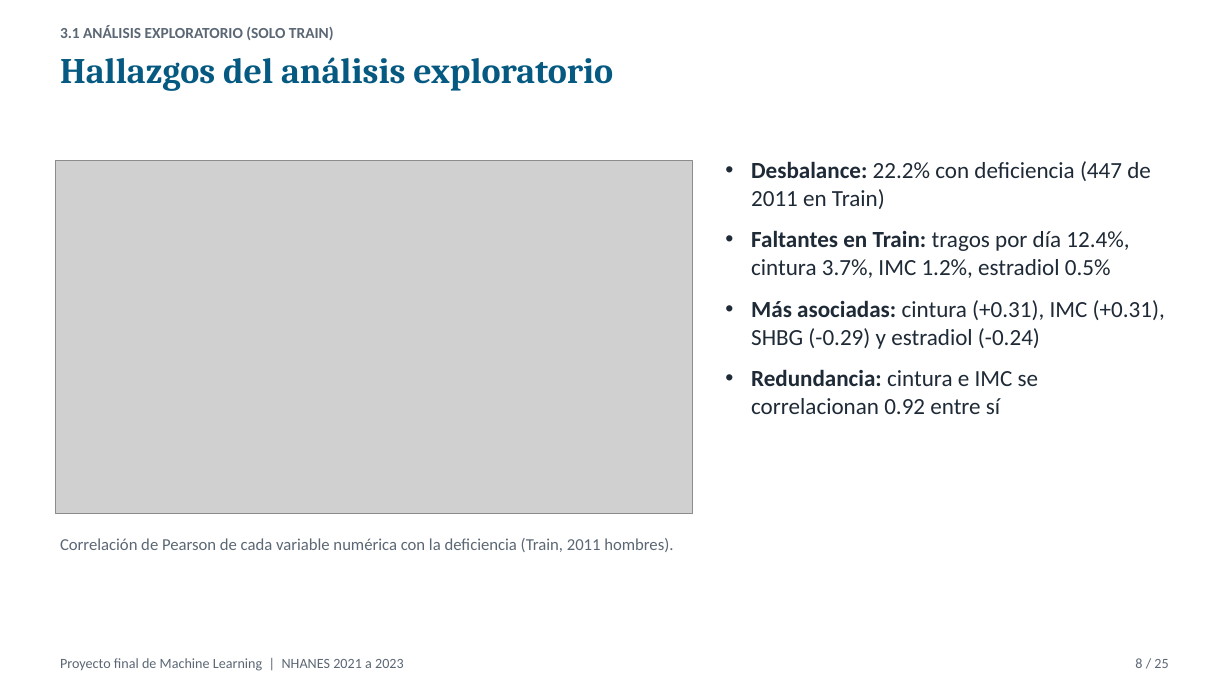
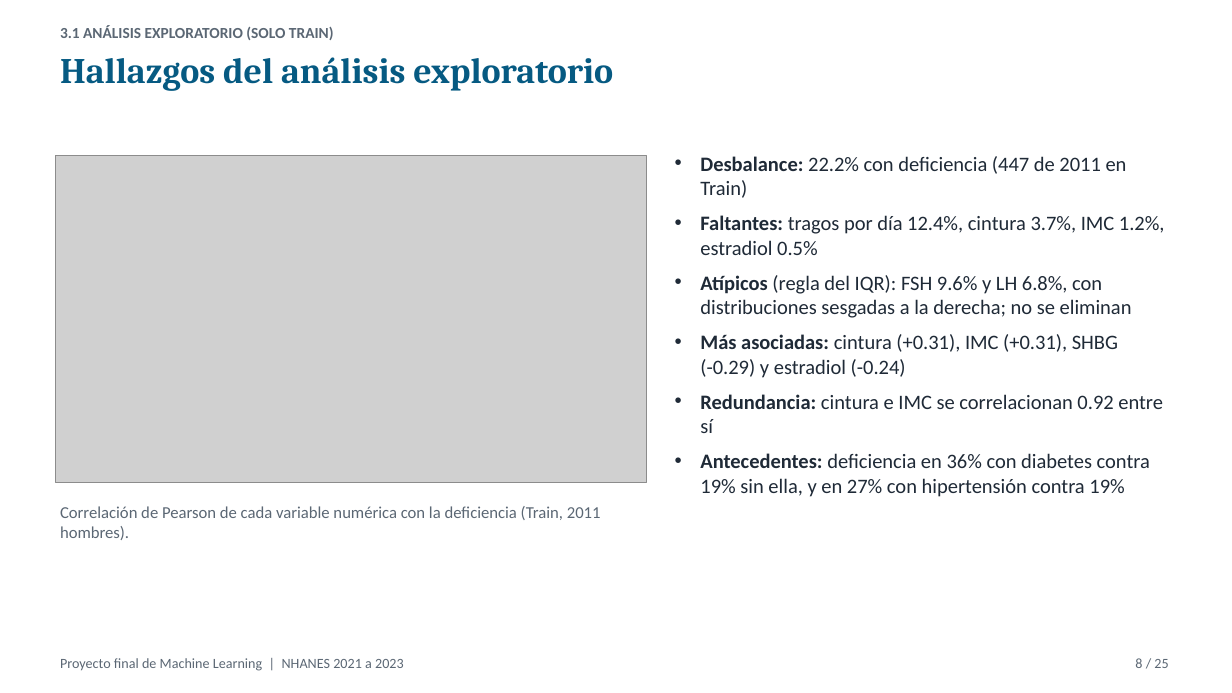
Before and after one commit to paskcual/deteccion-testosterona-ml, a slide deck: slide 8 of presentacion/presentacion-proyecto-final.pptx. Drawn at 1232x693 pixels with LibreOffice and Linux fonts; fonts in the diff are those of the drawing; grey boxes stand for pictures. Boxes give left, top, right and bottom in pixels: in the first picture for what was removed or moved away, otherwise in the second. Text is boxed around its words. In the diff, an @@ line names an element or a change of style, - is before the commit and + after.

Commit message:
Agrega atipicos, seleccion de variables y area de aplicacion a la presentacion
Se agregan los valores atipicos (FSH y LH por la regla del IQR, sin eliminarlos), la
aclaracion de que se usan las 13 predictoras sin seleccion, el area de aplicacion y las
tasas de deficiencia con diabetes e hipertension, con sus notas del orador.

```diff
--- a/presentacion/presentacion-proyecto-final.pptx
+++ b/presentacion/presentacion-proyecto-final.pptx
@@ text "Desbalance: 22.2% con deficiencia (447 ...": place and size @@
-text "Desbalance: 22.2% con deficiencia (447 ..." at (751,161,1165,414)
+text "Desbalance: 22.2% con deficiencia (447 ..." at (700,156,1165,497)
@@ picture: place and size @@
-picture at (55,161,693,514)
+picture at (55,155,647,482)
@@ text at (700,156,1163,433): size 18 to 16 pt in "Desbalance: 22.2% con deficiencia (447 de 2011 ...", "Más asociadas: cintura (+0.31), IMC (+0.31), SHBG ...", "Redundancia: cintura e IMC se correlacionan 0.92 ..."; less space between paragraphs @@
@@ text at (700,215,1165,318): text changed; size 18 to 16 pt @@
-• Faltantes en Train: tragos por día 12.4%, cintura 3.7%, IMC 1.2%, estradiol 0.5%
+• Faltantes: tragos por día 12.4%, cintura 3.7%, IMC 1.2%, estradiol 0.5%
+• Atípicos (regla del IQR): FSH 9.6% y LH 6.8%, con distribuciones sesgadas a la derecha; no se eliminan
@@ text at (700,453,1150,497): paragraph added @@
+• Antecedentes: deficiencia en 36% con diabetes contra 19% sin ella, y en 27% con hipertensión contra 19%
@@ text "Correlación de Pearson de cada ..." rewrapped from (60,538,673,552) to (60,506,601,540) @@
```
Also in this commit, not shown: 2 other slides changed, 1 other file.
